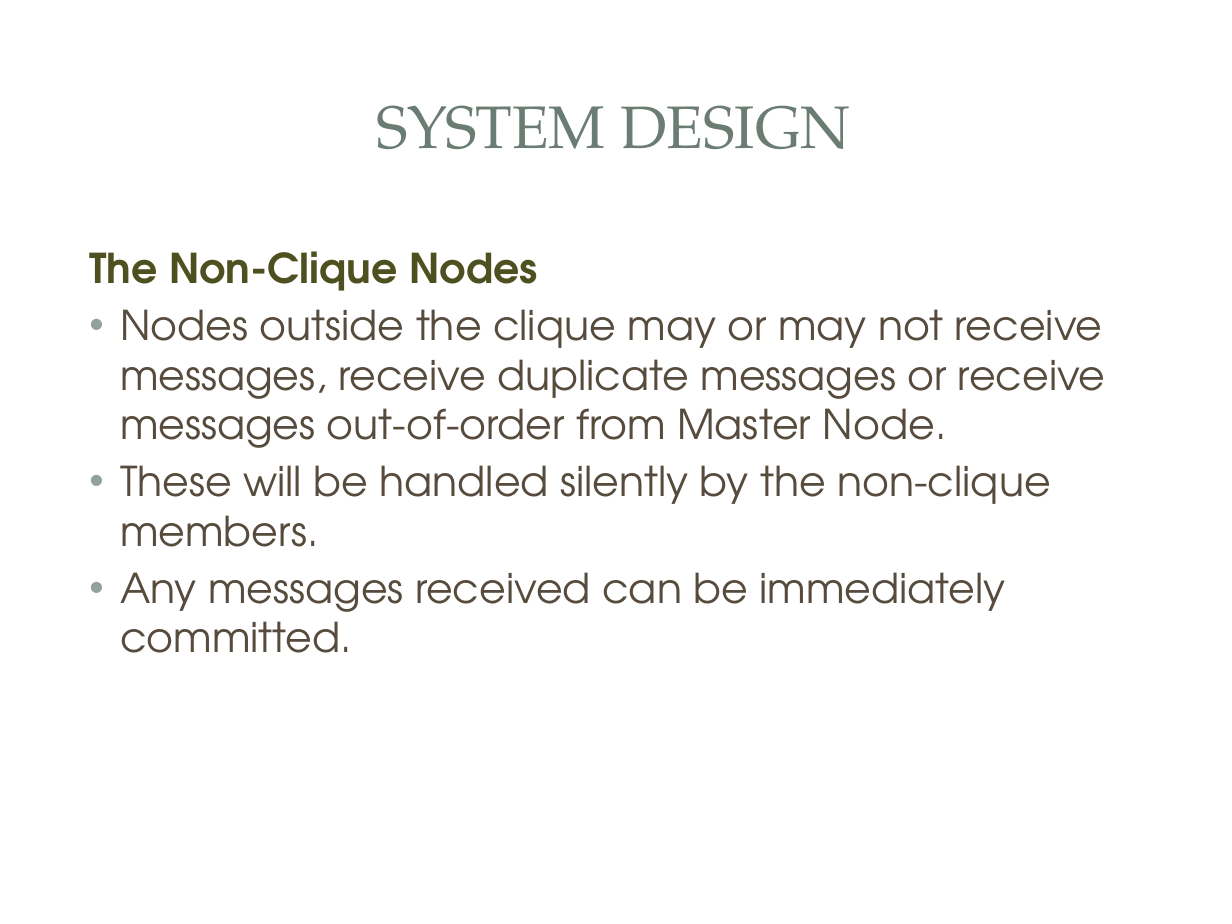
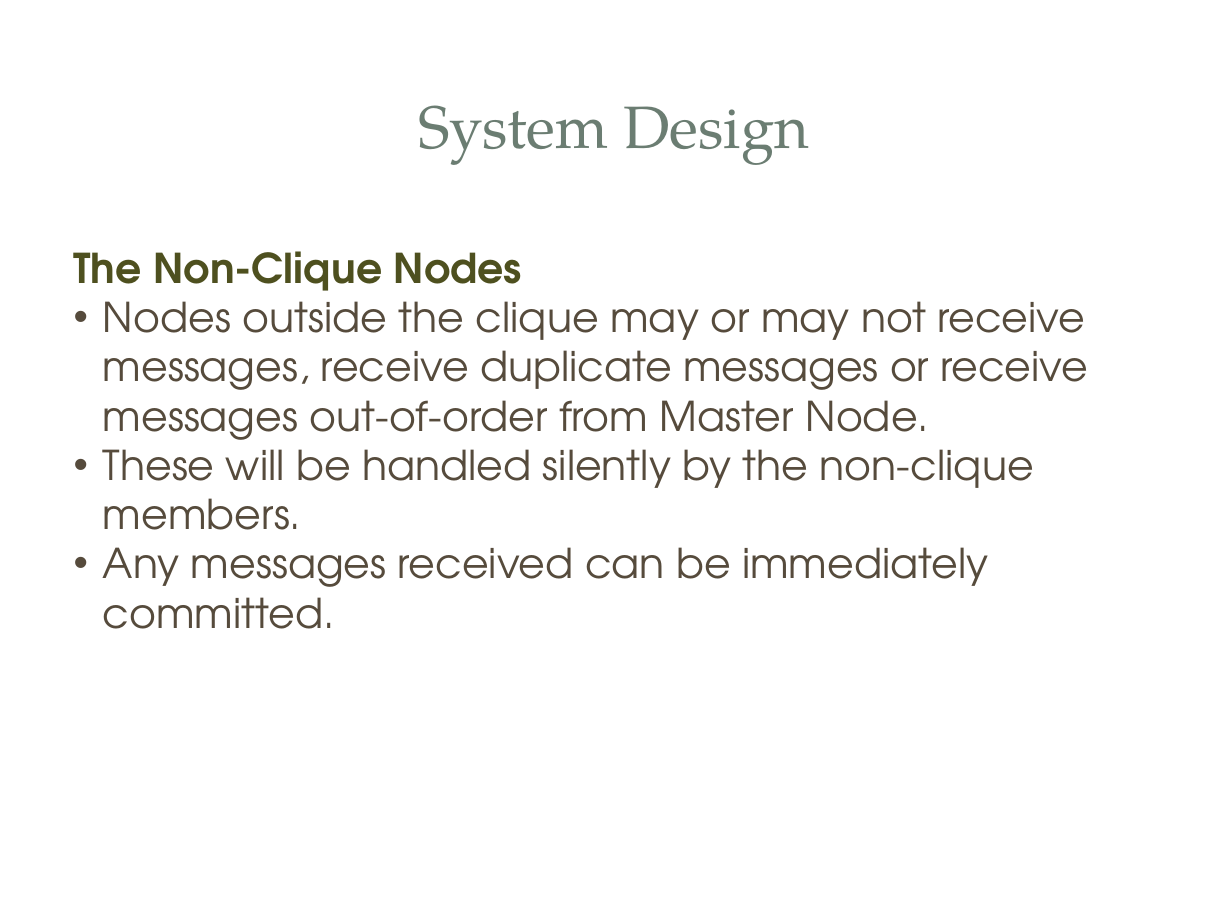
Before and after one commit to aasghari/cse223bFinalProject, a slide deck: slide 7 of finalReport/CSE233BFinalPPT.pptx (slide 8 before the commit). Drawn at 1232x924 pixels with LibreOffice and Linux fonts; fonts in the diff are those of the drawing; background and template pictures are left out. Boxes give left, top, right and bottom in pixels: in the first picture for what was removed or moved away, otherwise in the second. Text is boxed around its words. In the diff, an @@ line names an element or a change of style, - is before the commit and + after.

```diff
--- a/finalReport/CSE233BFinalPPT.pptx
+++ b/finalReport/CSE233BFinalPPT.pptx
@@ rectangle at box(37, 37, 1195, 216): fill #FFFFFF at 83% opacity to #FFFFFF @@
@@ text at box(418, 105, 809, 165): text changed @@
-SYSTEM DESIGN
+System Design
@@ text "The Non-Clique Nodes" at box(74, 251, 1089, 629): indent changed; less space between paragraphs @@
```
Also in this commit, not shown: 9 other slides changed, 5 slides added, 3 slides removed.
